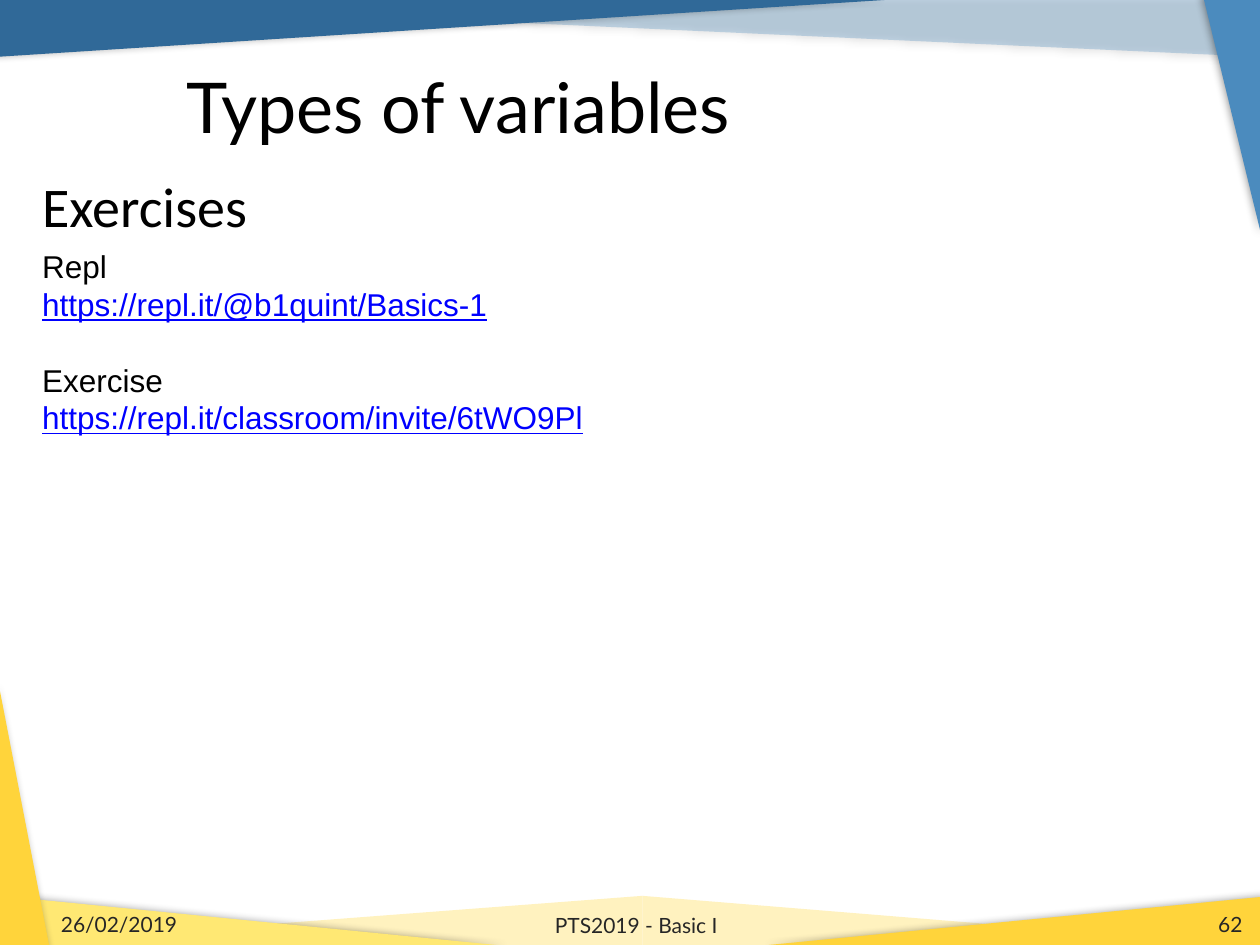
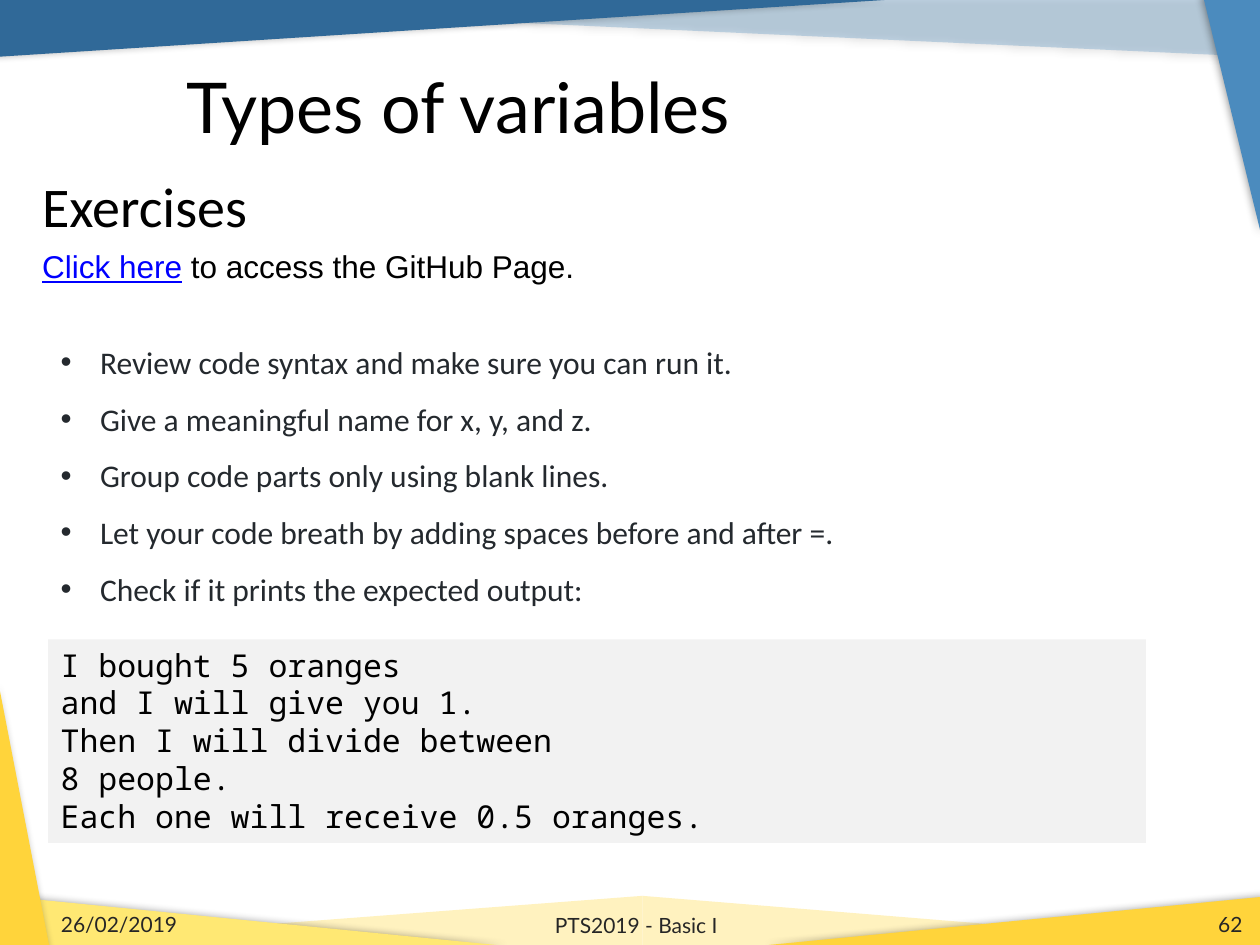
Before and after one commit to b1quint/Python-Tutorial-Series, a slide deck: slide 62 of Presentations/01 - Python Terminal, Scripts and Variables.pptx. Drawn at 1260x945 pixels with LibreOffice and Linux fonts; fonts in the diff are those of the drawing; background and template pictures are left out. Boxes give left, top, right and bottom in pixels: in the first picture for what was removed or moved away, otherwise in the second. Text is boxed around its words. In the diff, an @@ line names an element or a change of style, - is before the commit and + after.

Commit message:
Added links to the exercises

```diff
--- a/Presentations/01 - Python Terminal, Scripts and Variables.pptx
+++ b/Presentations/01 - Python Terminal, Scripts and Variables.pptx
@@ text at (42,255,574,284): text changed; text colour #0000FF to #000000 @@
-Repl
-https://repl.it/@b1quint/Basics-1
-Exercise
-https://repl.it/classroom/invite/6tWO9Pl
+Click here to access the GitHub Page.
@@ text added at (100,352,803,606), 18 pt, text #24292E @@
+• Review code syntax and make sure you can run it.
+• Give a meaningful name for x, y, and z.
+• Group code parts only using blank lines.
+• Let your code breath by adding spaces before and after =.
+• Check if it prints the expected output:
@@ rectangle added at (48,639,1145,843), fill #F2F2F2, 18 pt, text #000000 @@
+I bought 5 oranges
+and I will give you 1.
+Then I will divide between
+8 people.
+Each one will receive 0.5 oranges.
```
Also in this commit, not shown: 2 other files.
